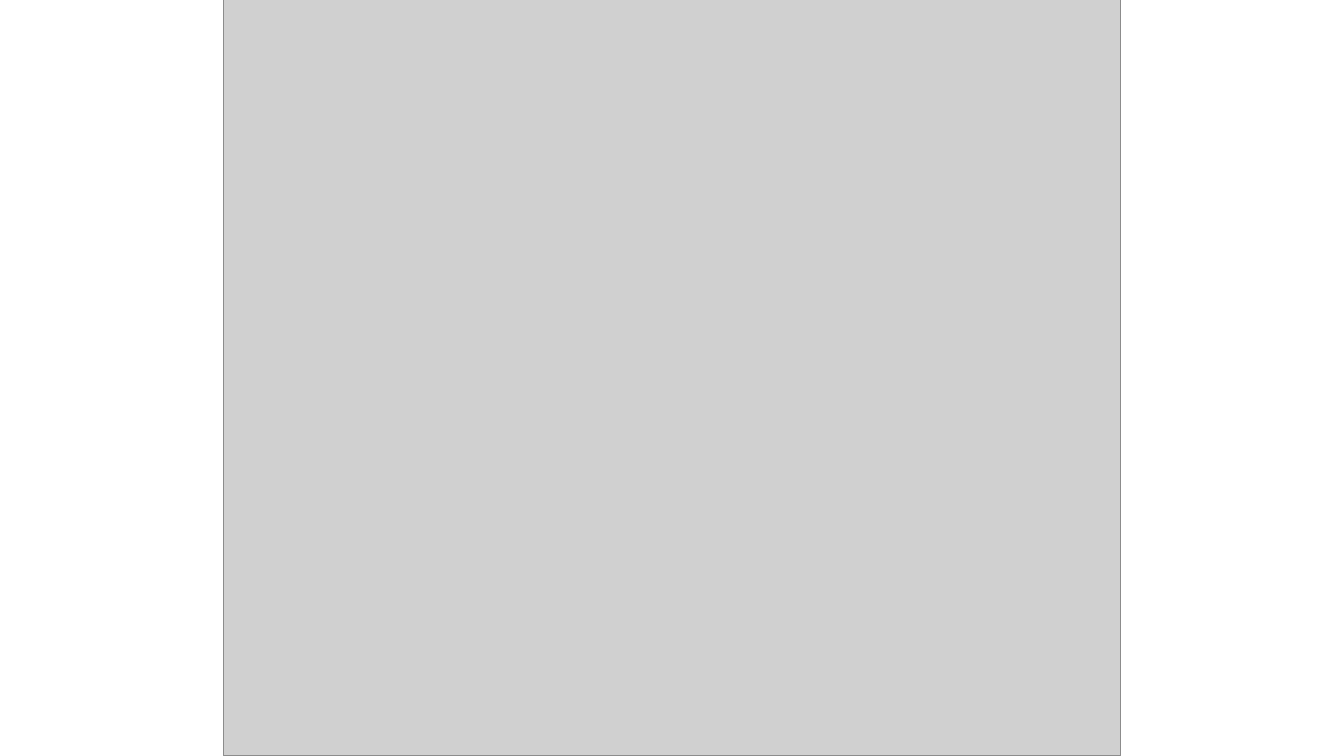
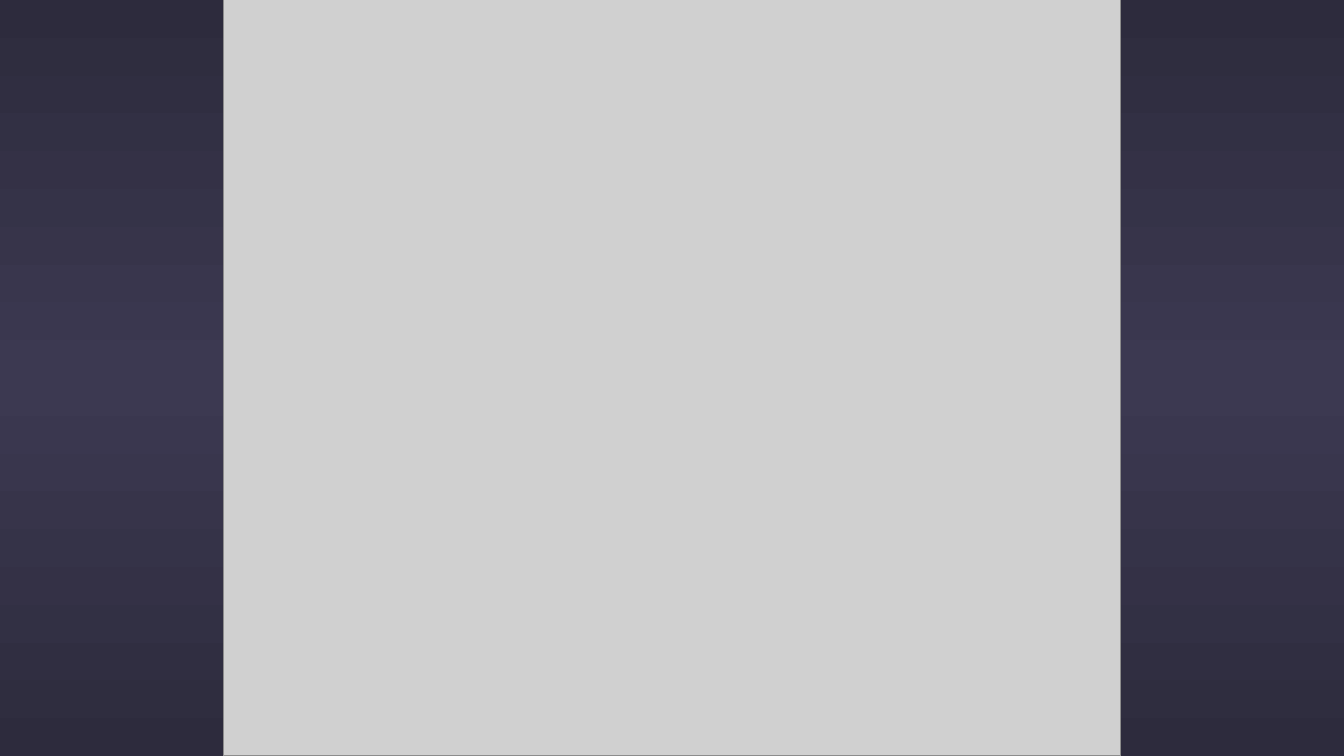
Before and after one commit to marc0tjevp/Hawaii-Alarm-System, a slide deck: slide 2 of doc/Presentatie.odp. Drawn at 1344x756 pixels with LibreOffice and Linux fonts; fonts in the diff are those of the drawing; grey boxes stand for pictures. Boxes give left, top, right and bottom in pixels: in the first picture for what was removed or moved away, otherwise in the second. Text is boxed around its words. In the diff, an @@ line names an element or a change of style, - is before the commit and + after.

```diff
--- a/doc/Presentatie.odp
+++ b/doc/Presentatie.odp
@@ background #FFFFFF to gradient #2D2B3D to #3C3951 @@
```
Also in this commit, not shown: 5 other slides changed.
